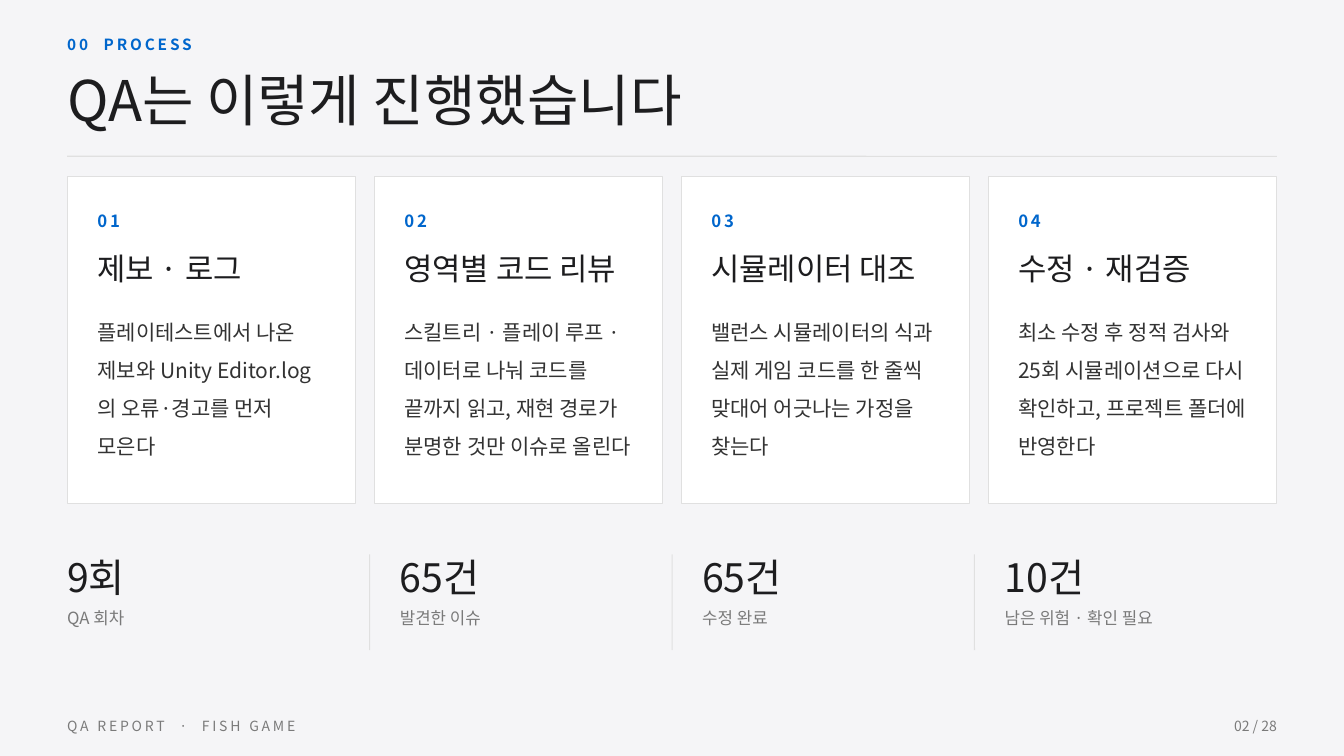
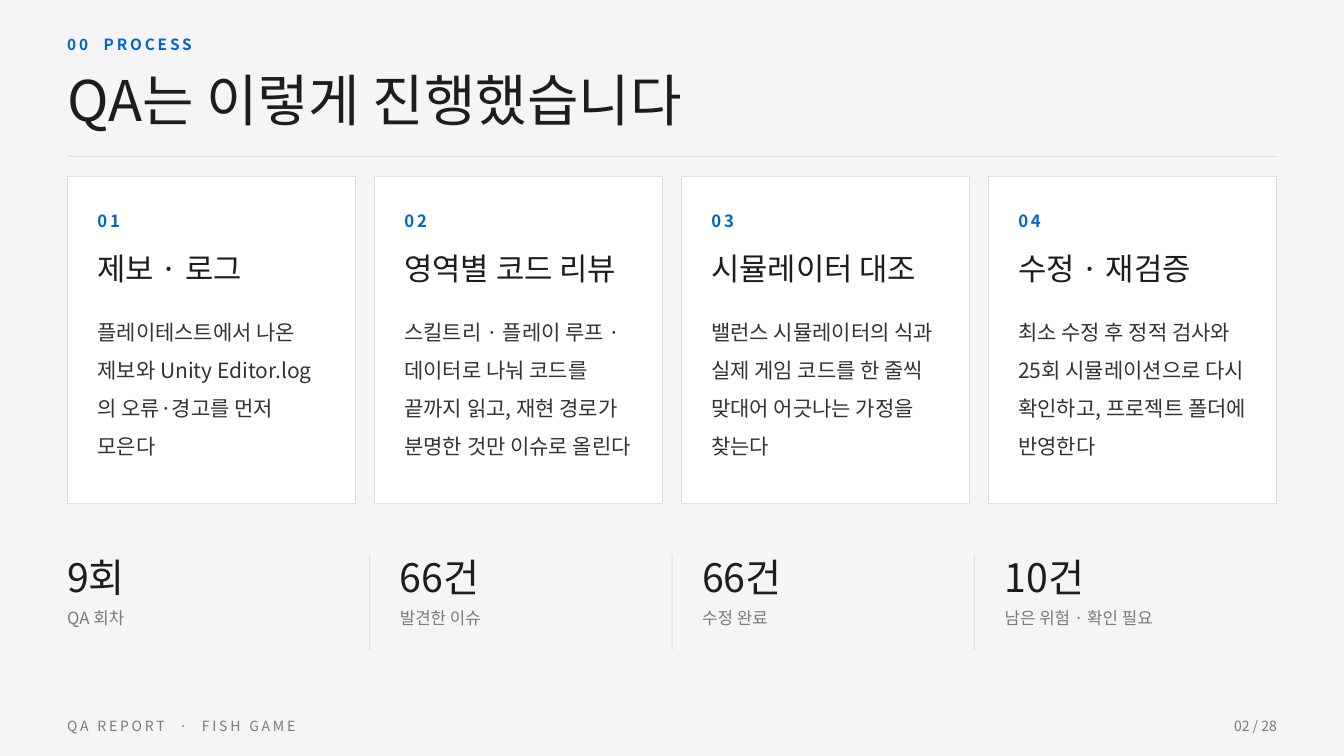
Before and after one commit to BSH0401/fishing, a slide deck: slide 2 of Docs/QA/물고기게임_QA리포트.pptx. Drawn at 1344x756 pixels with LibreOffice and Linux fonts; fonts in the diff are those of the drawing. Boxes give left, top, right and bottom in pixels: in the first picture for what was removed or moved away, otherwise in the second. Text is boxed around its words. In the diff, an @@ line names an element or a change of style, - is before the commit and + after.

```diff
--- a/Docs/QA/물고기게임_QA리포트.pptx
+++ b/Docs/QA/물고기게임_QA리포트.pptx
@@ text at [400, 559, 480, 595]: text changed @@
-65건
+66건
@@ text at [702, 559, 782, 595]: text changed @@
-65건
+66건
```
Also in this commit, not shown: 4 other slides changed, 5 other files.
